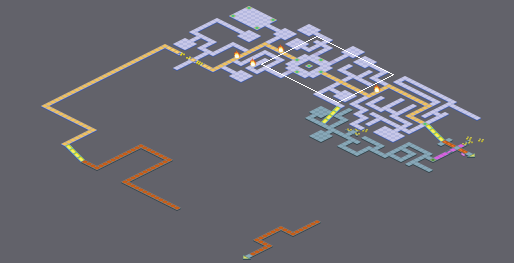
A Tiled map gets an edit: areas/Industrial_hub.tmx. The picture above shows the old version from afar; the outline marks the close-up.
Close-up. As it was:
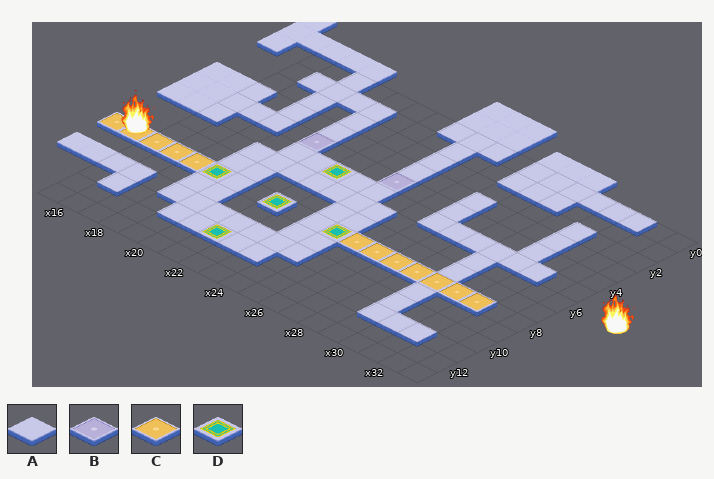
Cells are 64x32 px. Isometric: x runs down to the right, y down to the left. Shown: x 15..33, y 0..13. The commit also changed other parts of the map, which this record leaves out. Layer "Tile Layer 5" is drawn 0,-64 px off the grid.
Key: from "Cyberworld Indus": A 0, B 4, C 8, D 12.
_ is an empty cell.
Layers that did not change in this view are not listed.
Layer "Tile Layer 5" before, first column x 15:
 0 A________AAA_______
 1 AAAAA____AAA_AAA___
 2 A___A____AAA_AAAAAA
 3 ___AAAA___A__AAA___
 4 ____A_A___A______A_
 5 AAA_A_A___A__A___A_
 6 AAAAA_B___B__A___A_
 7 AAA___AADAA__AAAAAA
 8 _____AAAAAAA____A__
 9 _____AA___AA____A__
10 CCCCCDA_D_ADCCCCCCC
11 _____AA___AA____A__
12 AAAA_AAAAAAA____A__
13 ___A__AADAA_____AAA
The result:
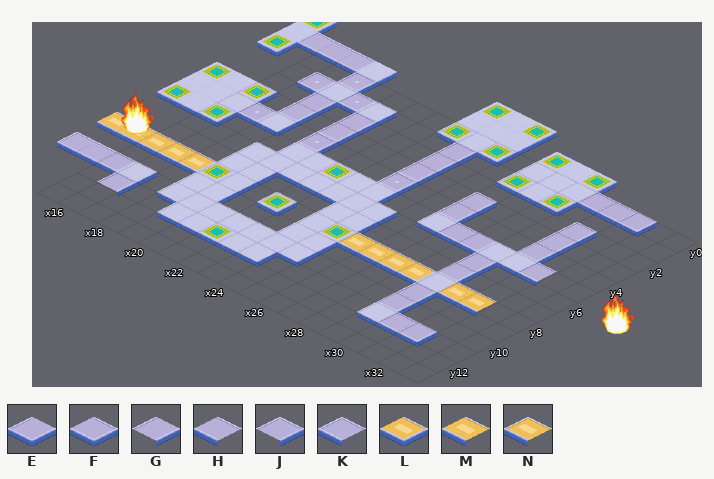
Further tiles: from "Cyberworld Indus": E 5, F 5 flipped left-right, G 6, H 6 flipped left-right, J 7, K 7 flipped left-right, L 9 flipped left-right, M 10 flipped left-right, N 11 flipped left-right.
Edits made:
Changed rows in their new state; . is an unchanged cell.
Layer "Tile Layer 5":
first column x 15:
 0 D........D.D.......
 1 .KHF.........D.D...
 2 D...B....D.D....KHE
 3 ...B.B....J..D.D...
 4 ....J.J...G......J.
 5 D.D.E.E...E..J...G.
 6 ...B.........E...F.
 7 D.D...........KE..K
 8 ................J..
 9 ................F..
10 MMMML.......NMMLANM
11 ................J..
12 KHF.............F..
13 ...J.............KE
Boxes around the changes in both close-ups, in picture pixels (x1, y1, x2, y2):
changed: (59, 22, 656, 340)
